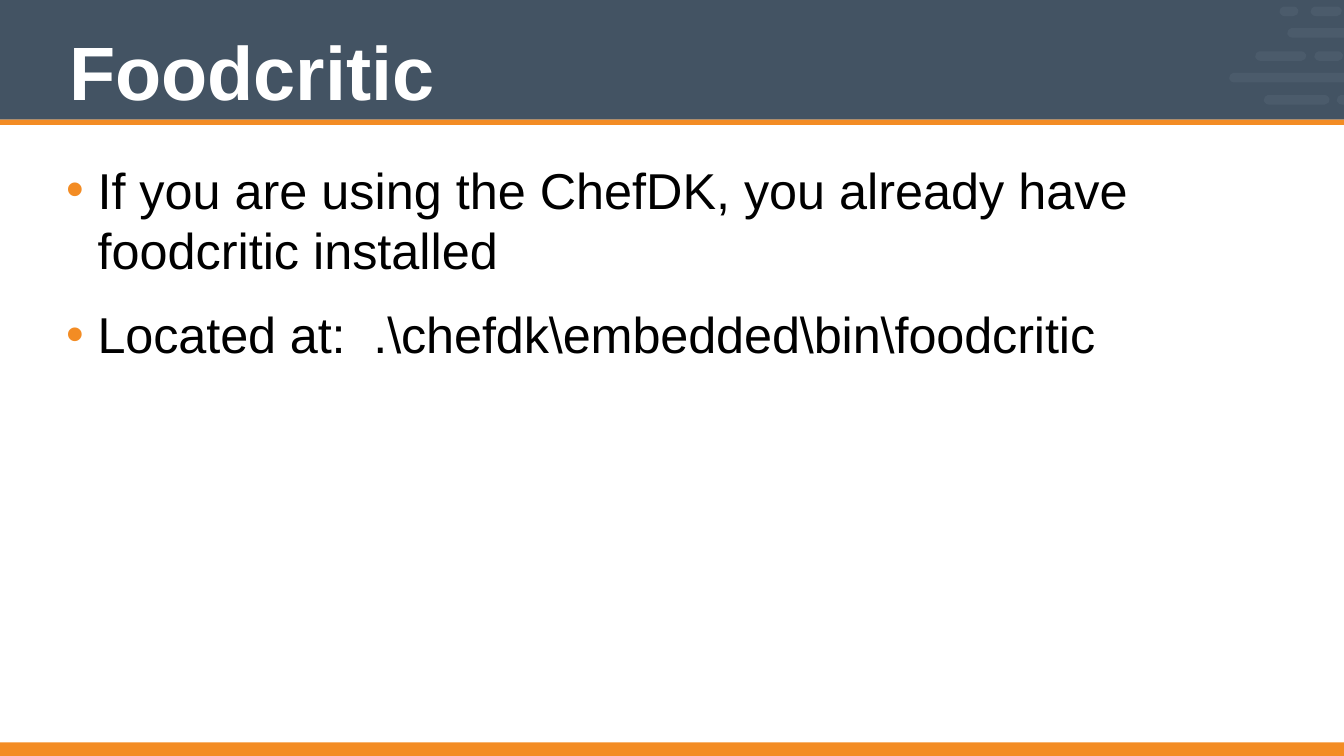
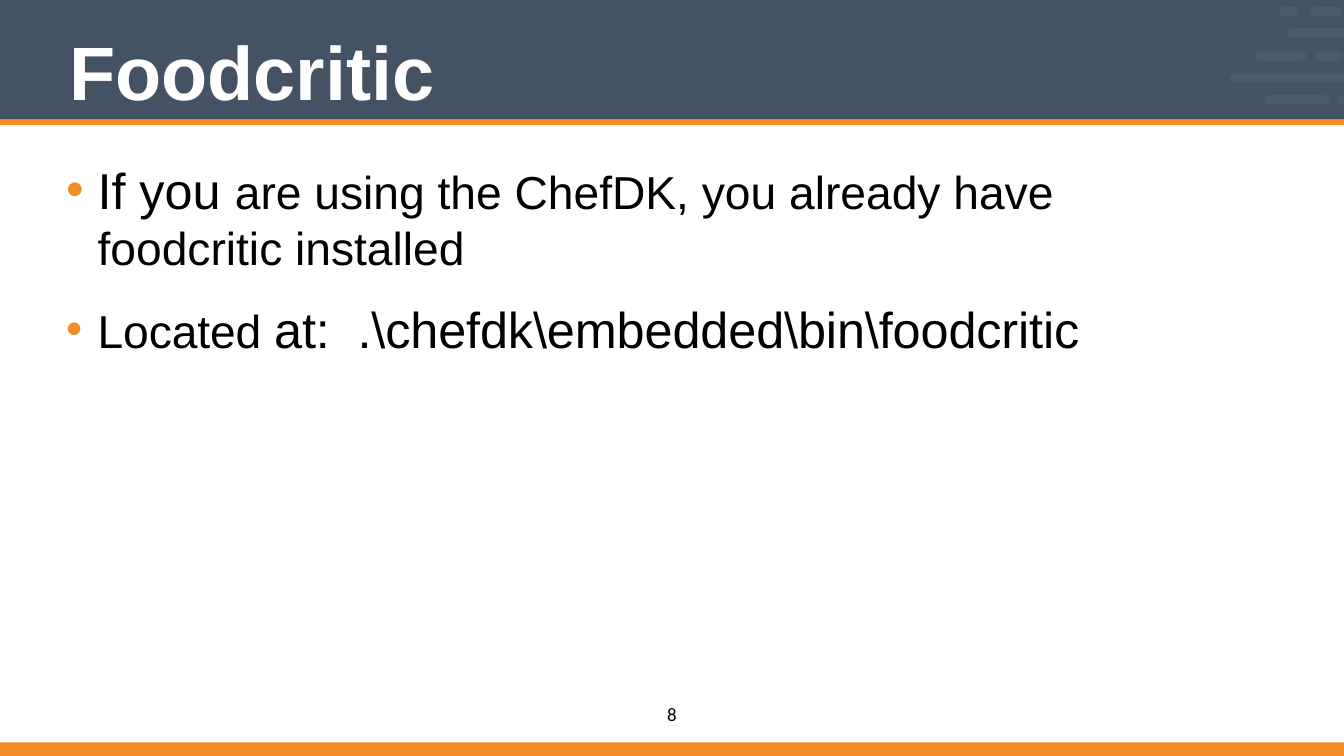
Before and after one commit to vinyar/chef-intermediate, a slide deck: slide 8 of Modules/10-Chef_Intermediate.pptx. Drawn at 1344x756 pixels with LibreOffice and Linux fonts; fonts in the diff are those of the drawing. Boxes give left, top, right and bottom in pixels: in the first picture for what was removed or moved away, otherwise in the second. Text is boxed around its words. In the diff, an @@ line names an element or a change of style, - is before the commit and + after.

```diff
--- a/Modules/10-Chef_Intermediate.pptx
+++ b/Modules/10-Chef_Intermediate.pptx
@@ text "If you are using the ..." at [98,172,1080,349]: size 48 to 44 pt in "are using the ChefDK, you already have ...", "Located" @@
@@ page number added at [667,708,677,721], 18 pt, text #000000 @@
+8
```
Also in this commit, not shown: 13 other slides changed.
